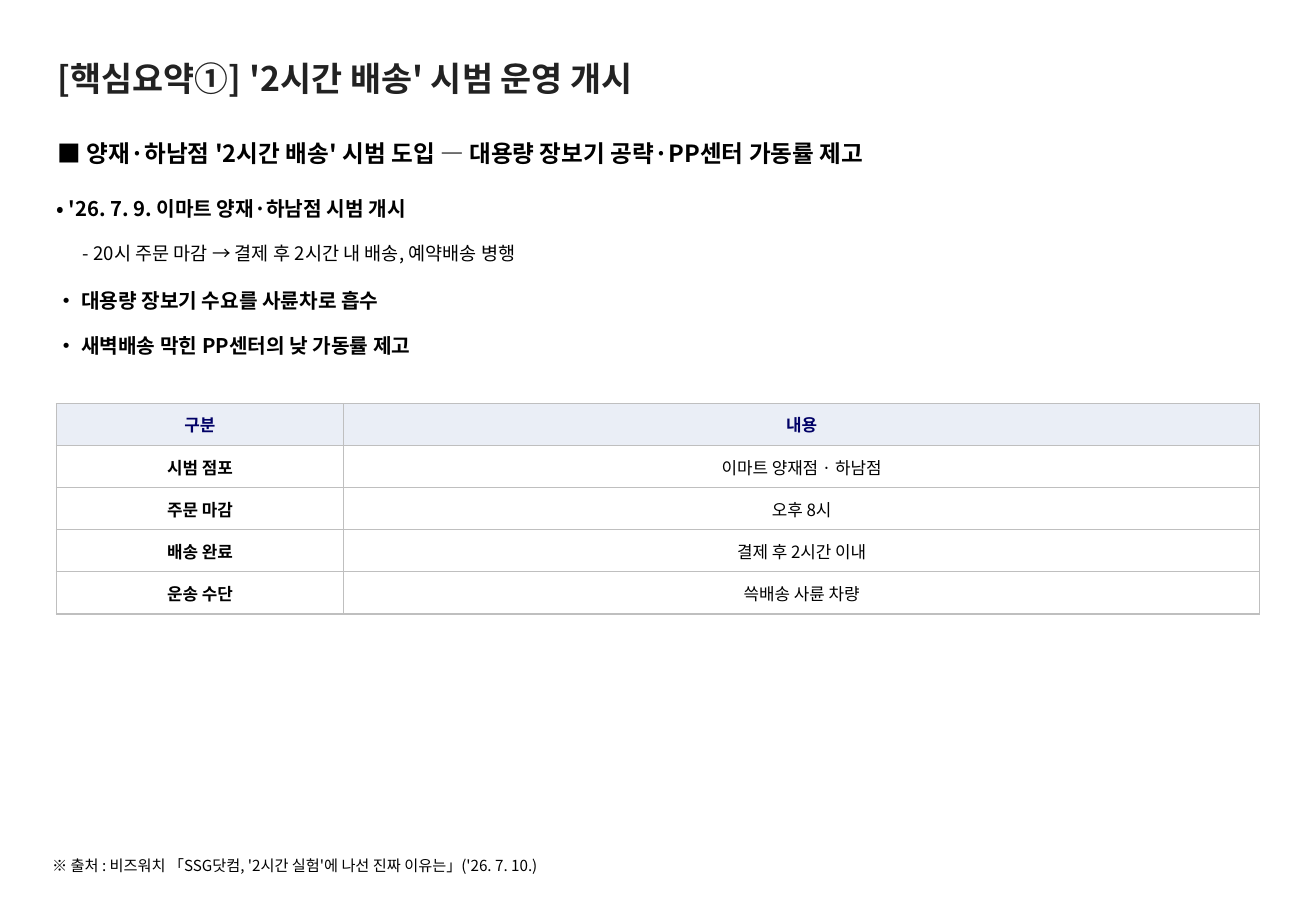
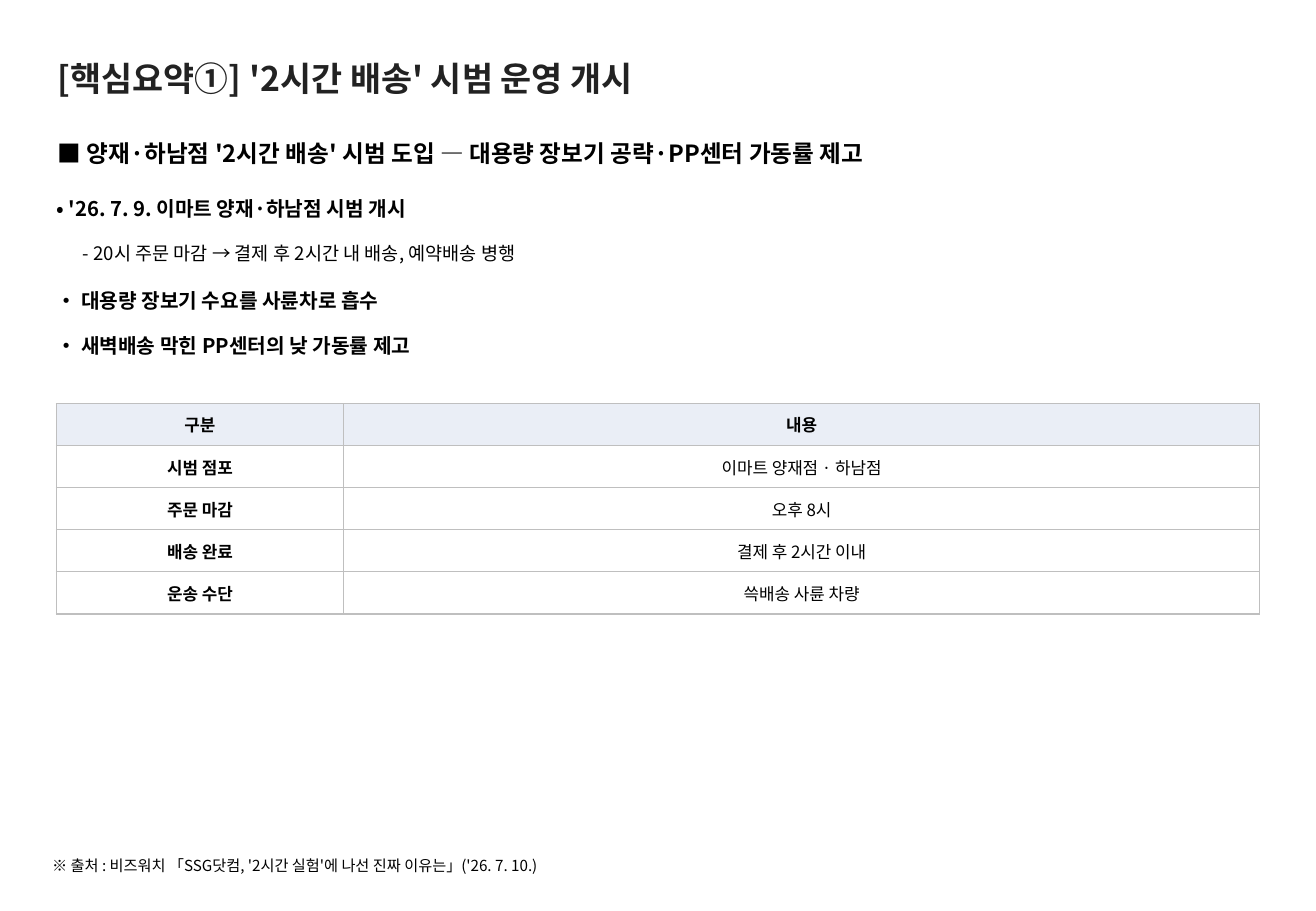
Before and after one commit to avoseed/web1, a slide deck: slide 3 of reports/ssg-delivery-report.pptx. Drawn at 1316x911 pixels with LibreOffice and Linux fonts; fonts in the diff are those of the drawing. Boxes give left, top, right and bottom in pixels: in the first picture for what was removed or moved away, otherwise in the second. Text is boxed around its words. In the diff, an @@ line names an element or a change of style, - is before the commit and + after.

```diff
--- a/reports/ssg-delivery-report.pptx
+++ b/reports/ssg-delivery-report.pptx
@@ table at (x1=56, y1=403, x2=1259, y2=614) @@
@@ text colour #000066 to #000000 in "구분", "내용" @@
```
Also in this commit, not shown: 3 other slides changed, 3 other files.
